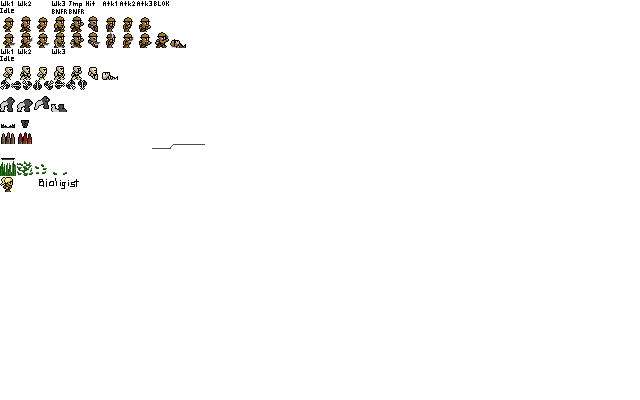
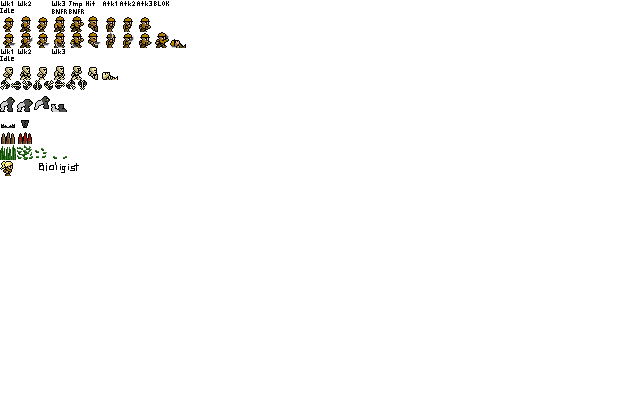
Layered file, before and after one edit (w=640, h=400). Changes by layer:
removed layer "sprites" over [0, 144, 205, 192]
painted on "Layer" over [0, 144, 186, 176]
